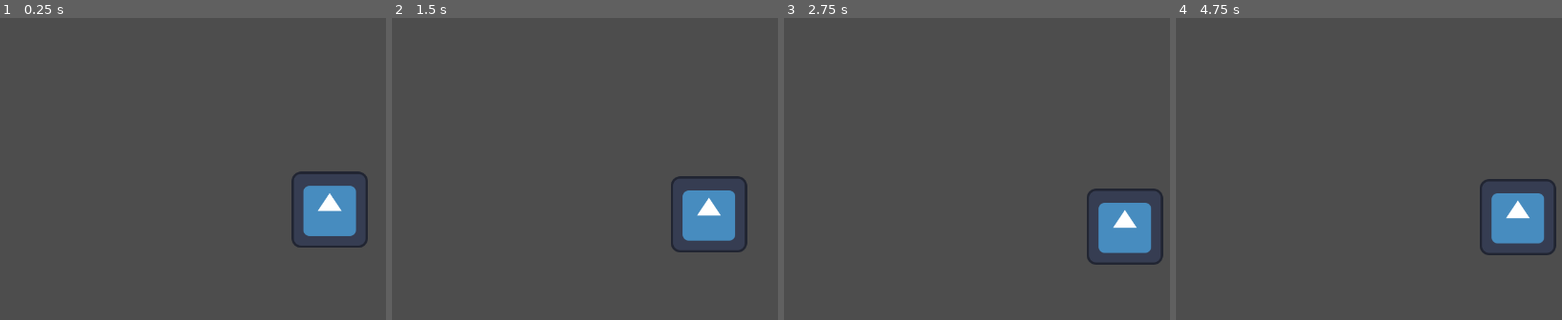
Above: before the commit, frames 1-4 (left to right).
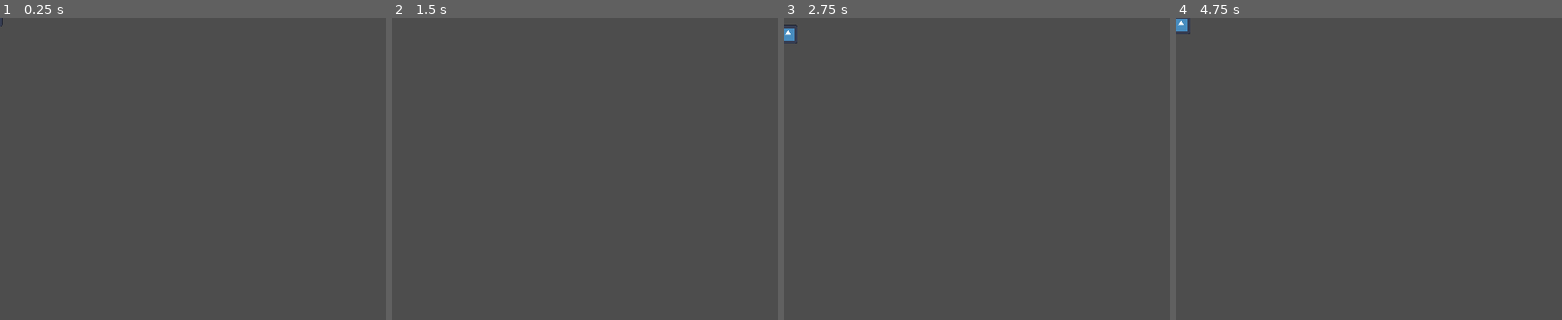
Above: after the commit, the same moments.

Repository: Cax36940/LOLdemic
Game: Godot game, scene res://Player/player.tscn
Same seed, same stepped clock (60 frames per second), same inputs: the game is played once before the commit and once after it. This scene is started directly instead of the project's main scene. The engine's default icon, where the game draws it, is replaced by a stand-in: a white triangle on a blue panel in a dark square.
Inputs:
- Up to frame 1 (0.25 s): no input
- Up to frame 2 (1.5 s): no input
- Up to frame 3 (2.75 s): no input
- Up to frame 4 (4.75 s): no input

The runs differ from the first frame. In frame 1, 2.9% of the frame differs, in the area x 0-96%, y 0-77%; in frame 2, 2.9%; in frame 3, 3.1%, in the area x 0-99%, y 2-82%; in frame 4, 3.1%.

Commit message:
player changed

Diff:
--- a/Player/player.tscn
+++ b/Player/player.tscn
@@ -4,18 +4,18 @@
 [ext_resource type="Script" path="res://Player/player.gd" id="1_i4hxi"]
 
 [sub_resource type="RectangleShape2D" id="RectangleShape2D_koh8q"]
-size = Vector2(130, 126)
+size = Vector2(32, 32)
 
 [node name="Player" type="Node2D"]
-position = Vector2(564, 323)
 script = ExtResource("1_i4hxi")
 
 [node name="CharacterBody2D" type="CharacterBody2D" parent="."]
 collision_mask = 2
 
 [node name="Sprite2D" type="Sprite2D" parent="CharacterBody2D"]
+position = Vector2(9.68575e-07, -7.30157e-07)
+scale = Vector2(0.25, 0.25)
 texture = ExtResource("1_a2ap1")
 
 [node name="CollisionShape2D" type="CollisionShape2D" parent="CharacterBody2D"]
-position = Vector2(1, 0)
 shape = SubResource("RectangleShape2D_koh8q")
